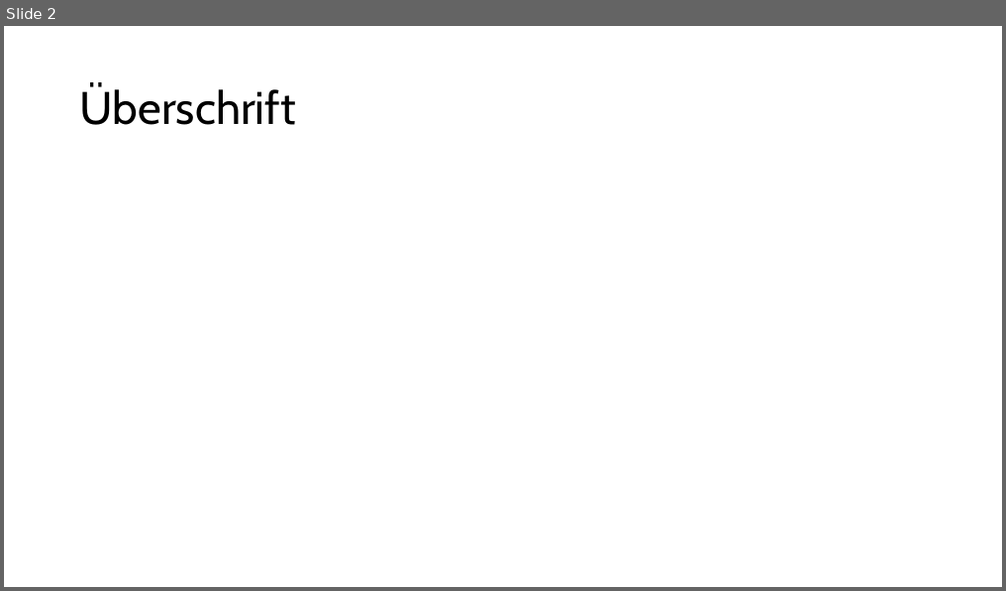
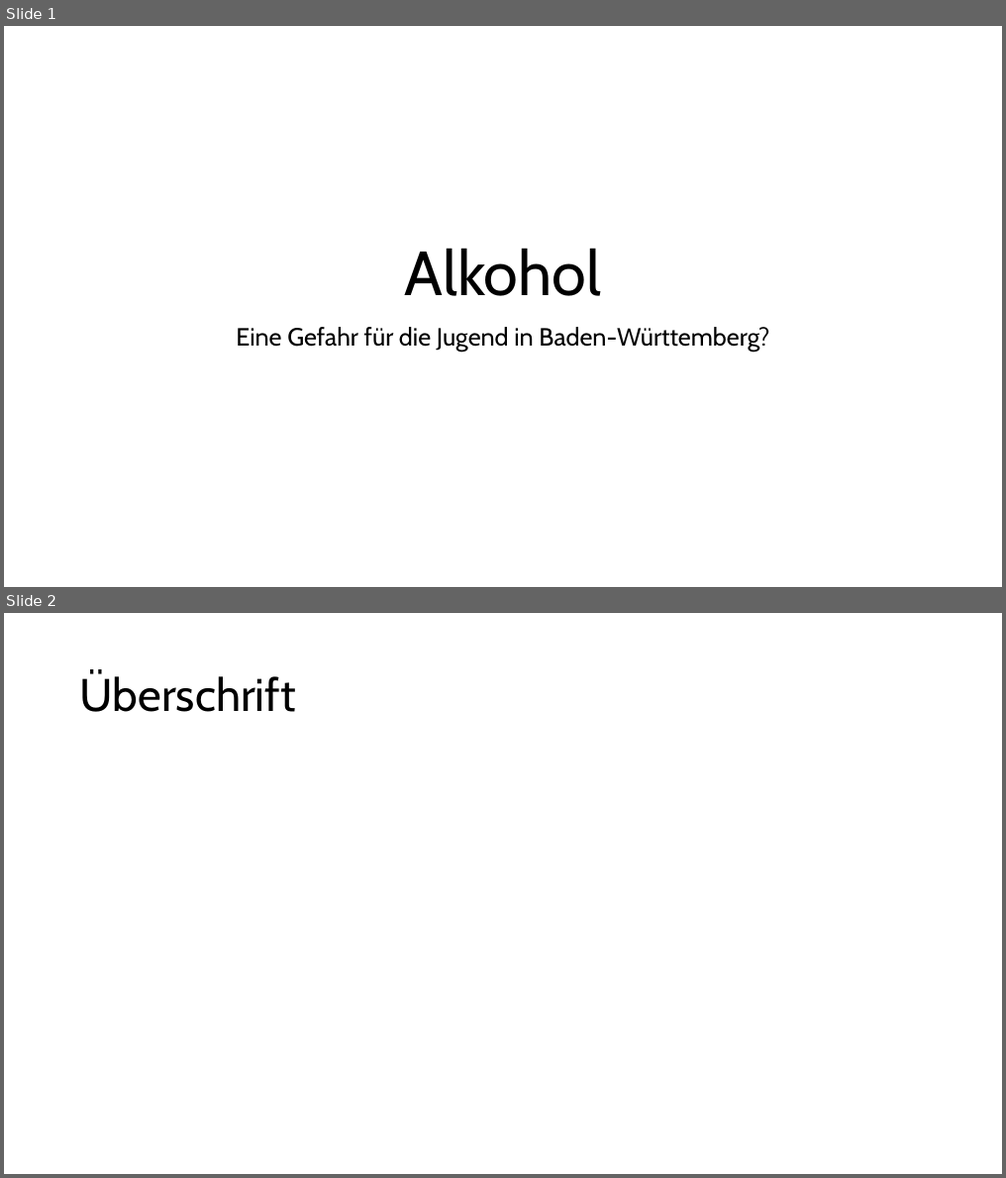
Before and after one commit to Bergschaf/Seminarkurs, a slide deck: präsi/Präsentation.odp. Shown one above the other, each under a label of ours: slide 2 before the commit, slides 1 and 2 after it. The pictures are 1006x591 and 1006x1178 pixels, drawn with LibreOffice and Linux fonts; fonts in the diff are those of the drawing. Boxes give left, top, right and bottom in pixels: in the first picture for what was removed or moved away, otherwise in the second. Text is boxed around its words. In the diff, an @@ line names an element or a change of style, - is before the commit and + after.

```diff
--- a/präsi/Präsentation.odp
+++ b/präsi/Präsentation.odp
@@ slide 1 added at (x1=4, y1=26, x2=1002, y2=587), background #FFFFFF @@
@@ title added at (x1=405, y1=248, x2=601, y2=296), 60 pt, text #000000 @@
+Alkohol
@@ subtitle added at (x1=236, y1=327, x2=769, y2=352), 24 pt, text #000000 @@
+Eine Gefahr für die Jugend in Baden-Württemberg?
```
Also in this commit, not shown: 1 slide changed, 5 other slides added, 4 slides removed.
